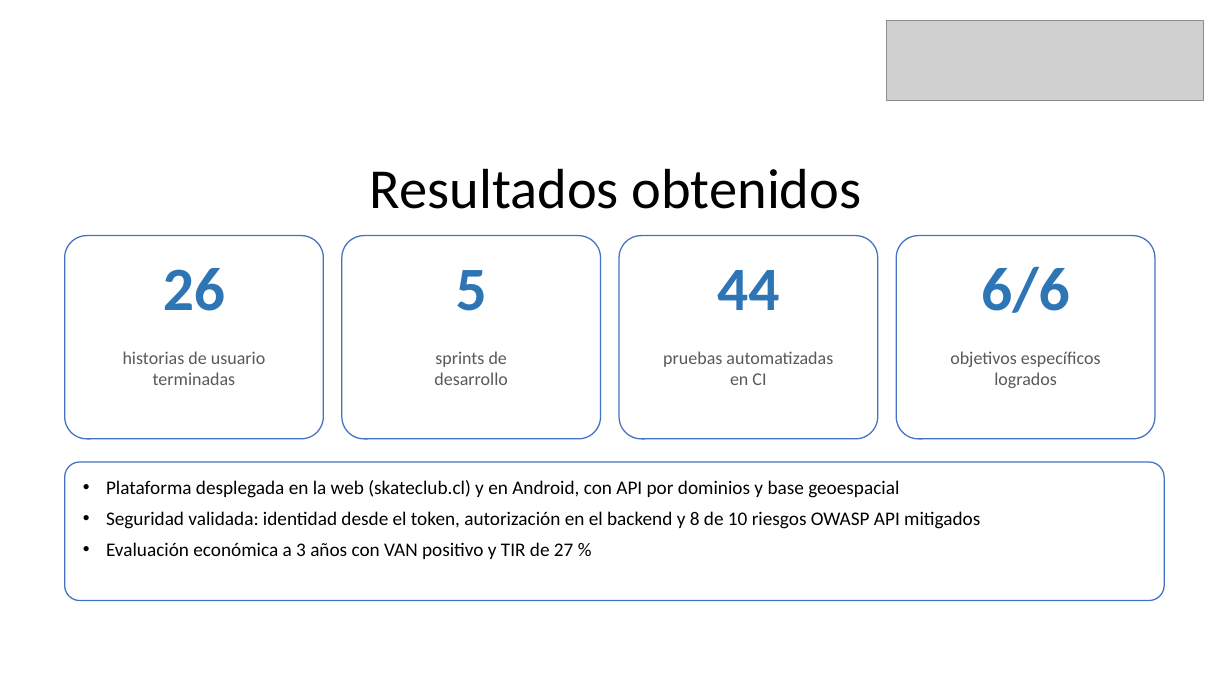
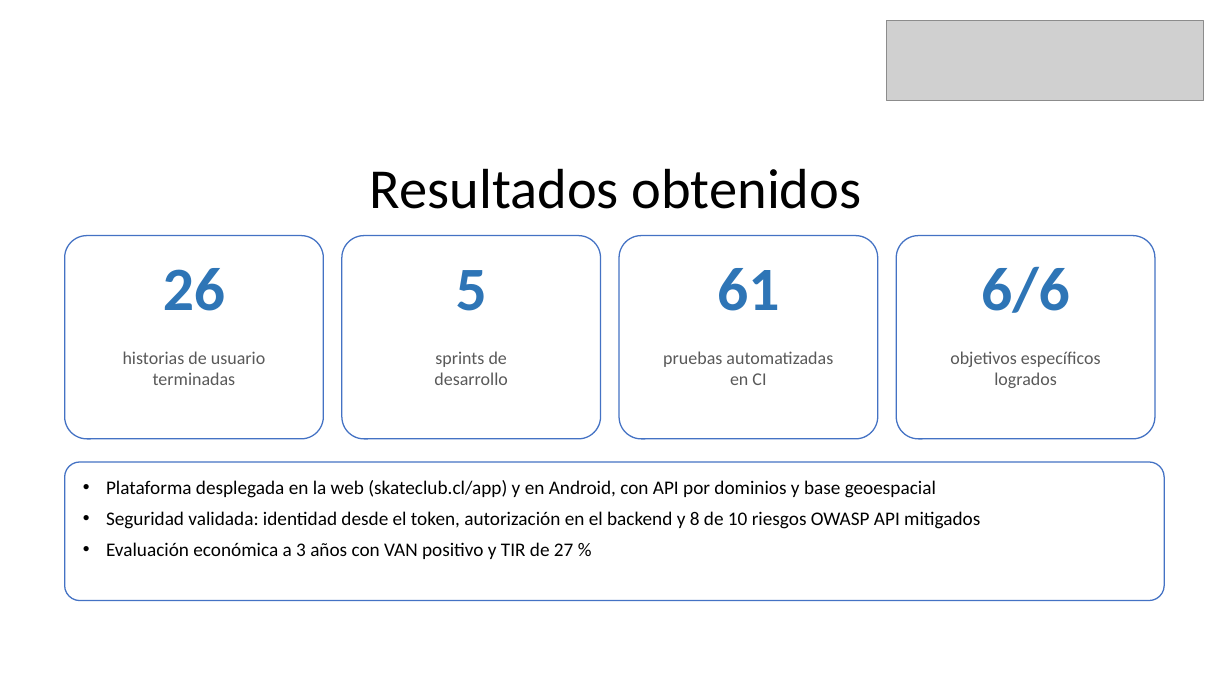
Before and after one commit to Johanhzzz/Skateclub-capstone-docs, a slide deck: slide 12 of Fase 2/Evidencias Proyecto/Presentación Proyecto.pptx. Drawn at 1232x693 pixels with LibreOffice and Linux fonts; fonts in the diff are those of the drawing; grey boxes stand for pictures. Boxes give left, top, right and bottom in pixels: in the first picture for what was removed or moved away, otherwise in the second. Text is boxed around its words. In the diff, an @@ line names an element or a change of style, - is before the commit and + after.

```diff
--- a/Fase 2/Evidencias Proyecto/Presentación Proyecto.pptx
+++ b/Fase 2/Evidencias Proyecto/Presentación Proyecto.pptx
@@ text at (717, 268, 779, 311): text changed @@
-44
+61
@@ text in rounded rectangle at (106, 480, 936, 498): text changed @@
-• Plataforma desplegada en la web (skateclub.cl) y en Android, con API por dominios y base geoespacial
+• Plataforma desplegada en la web (skateclub.cl/app) y en Android, con API por dominios y base geoespacial
```
Also in this commit, not shown: 1 other slide changed, 3 other files.
